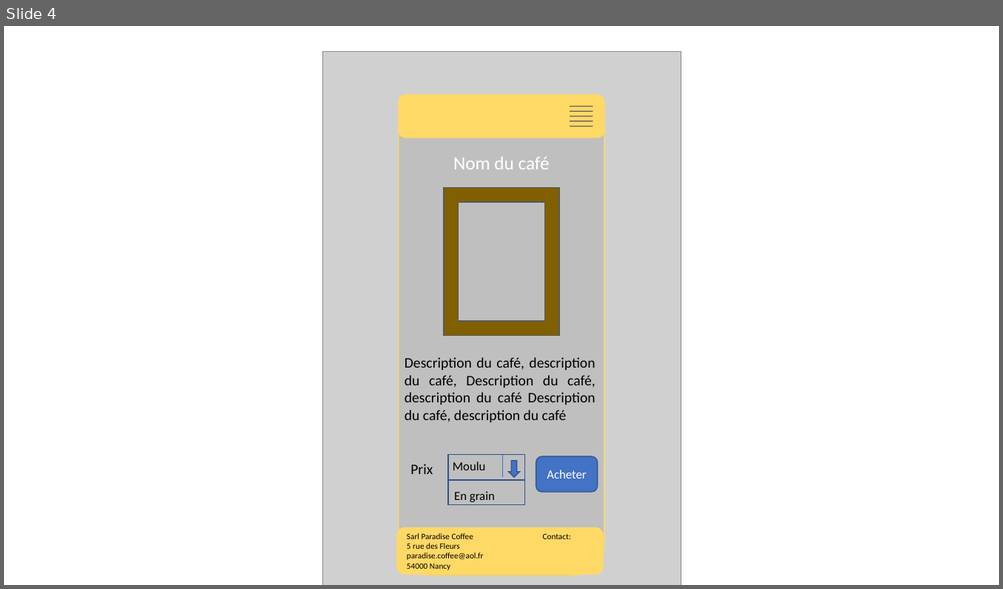
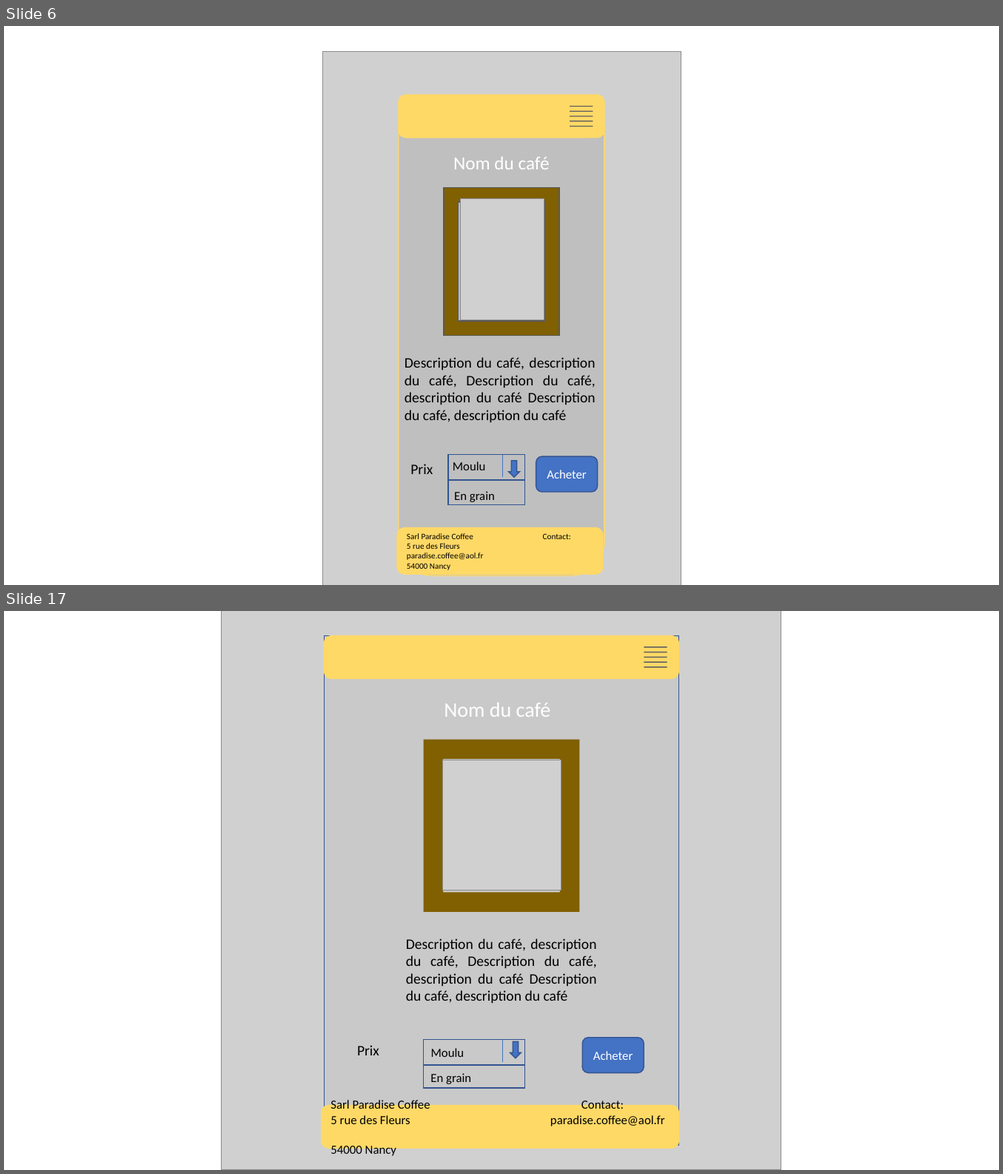
Before and after one commit to AudreyBclz/Groupe6, a slide deck: ProjetStage/maquette/maquetteStage.pptx. Shown one above the other, each under a label of ours: slide 4 before the commit, slides 6 and 17 after it; the slides between them are not shown. The pictures are 1003x589 and 1003x1174 pixels, drawn with LibreOffice and Linux fonts; fonts in the diff are those of the drawing; grey boxes stand for pictures. Boxes give left, top, right and bottom in pixels: in the first picture for what was removed or moved away, otherwise in the second. Text is boxed around its words. In the diff, an @@ line names an element or a change of style, - is before the commit and + after.

```diff
--- a/ProjetStage/maquette/maquetteStage.pptx
+++ b/ProjetStage/maquette/maquetteStage.pptx
@@ slide 17 added at <box>4,611,999,1170</box>, background #FFFFFF @@
@@ picture added at <box>222,611,782,1170</box> @@
@@ rectangle added at <box>324,635,678,1145</box>, fill #C9C9C9, outline #325491 1 pt @@
@@ rounded rectangle added at <box>324,635,678,678</box>, fill #FFD966, outline #FFD966 1 pt @@
@@ freeform shape added at <box>643,647,666,668</box>, fill #5F5F5F @@
@@ text added at <box>444,703,551,717</box>, 20 pt, text #FFFFFF @@
+Nom du café
@@ frame added at <box>424,739,579,911</box>, fill #806000 @@
@@ picture added at <box>443,760,560,891</box> @@
@@ text added at <box>406,939,597,1003</box>, 14 pt, text #000000 @@
+Description du café, description du café, Description du café, description du café Description du café, description du café
@@ text added at <box>357,1045,379,1056</box>, 14 pt, text #000000 @@
+Prix
@@ rectangle added at <box>424,1040,525,1066</box>, outline #325491 1 pt @@
@@ text added at <box>431,1048,464,1057</box>, 12 pt, text #000000 @@
+Moulu
@@ line added from (503, 1040) to (503, 1062), #4472C4 0.5 pt @@
@@ down arrow added at <box>510,1042,521,1059</box>, fill #4472C4, outline #325491 1 pt @@
@@ rounded rectangle added at <box>582,1038,643,1073</box>, fill #4472C4, outline #325491 1 pt, 12 pt, text #FFFFFF @@
+Acheter
@@ rectangle added at <box>424,1065,525,1088</box>, outline #325491 1 pt @@
@@ text added at <box>430,1073,471,1085</box>, 12 pt, text #000000 @@
+En grain
@@ rounded rectangle added at <box>321,1105,678,1148</box>, fill #FFD966, outline #FFD966 1 pt, 12 pt, text #000000 @@
+Sarl Paradise Coffee Contact:
+5 rue des Fleurs paradise.coffee@aol.fr
+54000 Nancy
@@ what was slide 4 is now slide 6 @@
@@ slide 6 changed as well @@
@@ picture added at <box>460,198,543,320</box> @@
```
Also in this commit, not shown: 3 other slides changed, 12 other slides added.
